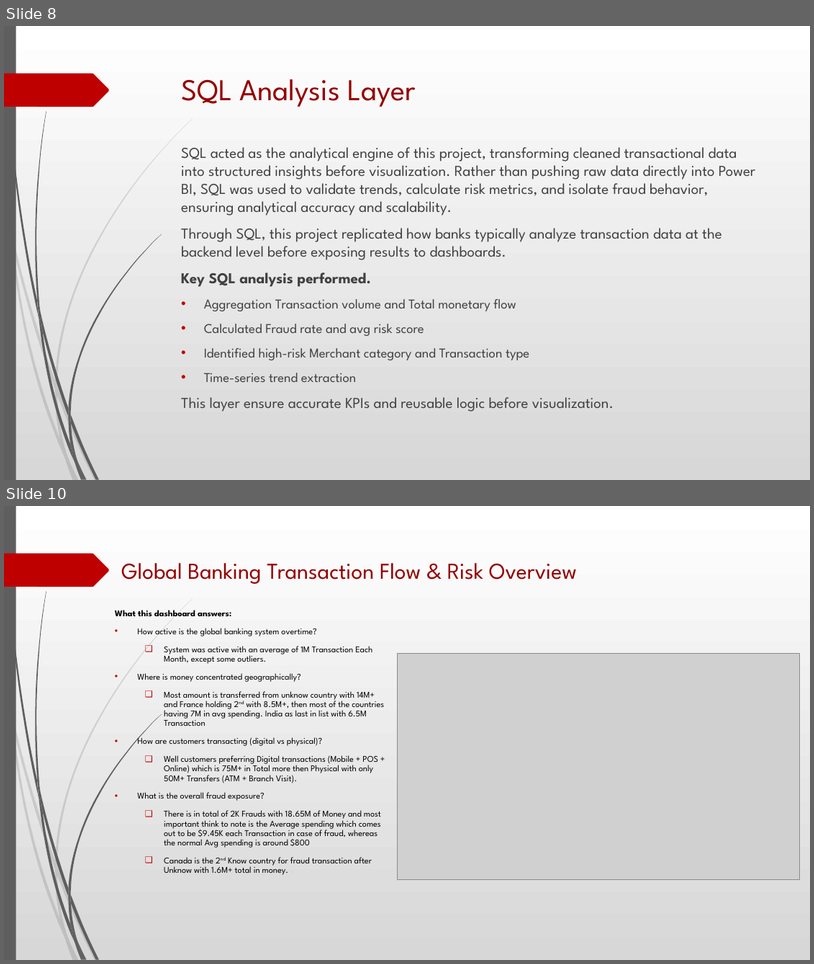
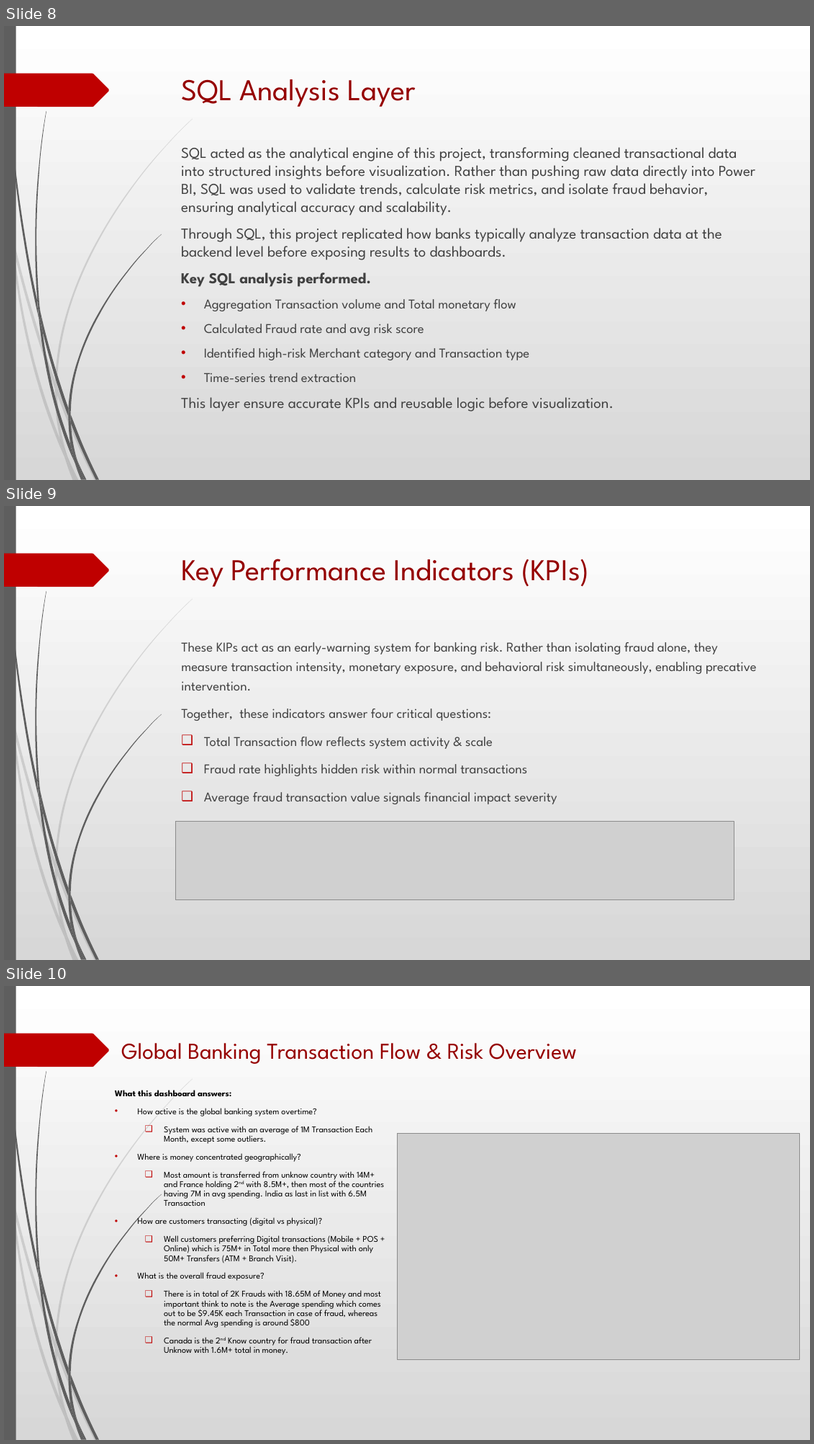
Before and after one commit to Garvdudy/ETL-Banking-Transactions-Combined-Pipeline-Project, a slide deck: Global Banking Fraud Detection & Risk Analysis Presentation.pptx. Shown one above the other, each under a label of ours: slides 8 and 10 before the commit, slides 8, 9 and 10 after it; the slides between them are not shown. The pictures are 814x964 and 814x1444 pixels, drawn with LibreOffice and Linux fonts; fonts in the diff are those of the drawing; grey boxes stand for pictures. Boxes give left, top, right and bottom in pixels: in the first picture for what was removed or moved away, otherwise in the second. Text is boxed around its words. In the diff, an @@ line names an element or a change of style, - is before the commit and + after.

```diff
--- a/Global Banking Fraud Detection & Risk Analysis Presentation.pptx
+++ b/Global Banking Fraud Detection & Risk Analysis Presentation.pptx
@@ slide 9 added at (x1=4, y1=506, x2=810, y2=960), background gradient #FFFFFF to #D7D7D7; not listed: 24 template elements that a slide beside it also shows @@
@@ title added at (x1=182, y1=559, x2=589, y2=587), 36 pt, text #950000 @@
+Key Performance Indicators (KPIs)
@@ text added at (x1=181, y1=642, x2=757, y2=804), 16 pt, text #404040 @@
+These KIPs act as an early-warning system for banking risk. Rather than isolating fraud alone, they measure transaction intensity, monetary exposure, and behavioral risk simultaneously, enabling precative intervention.
+Together, these indicators answer four critical questions:
+❑ Total Transaction flow reflects system activity & scale
+❑ Fraud rate highlights hidden risk within normal transactions
+❑ Average fraud transaction value signals financial impact severity
@@ picture added at (x1=175, y1=821, x2=734, y2=900) @@
```
Also in this commit, not shown: 2 other slides added, 2 slides removed.
